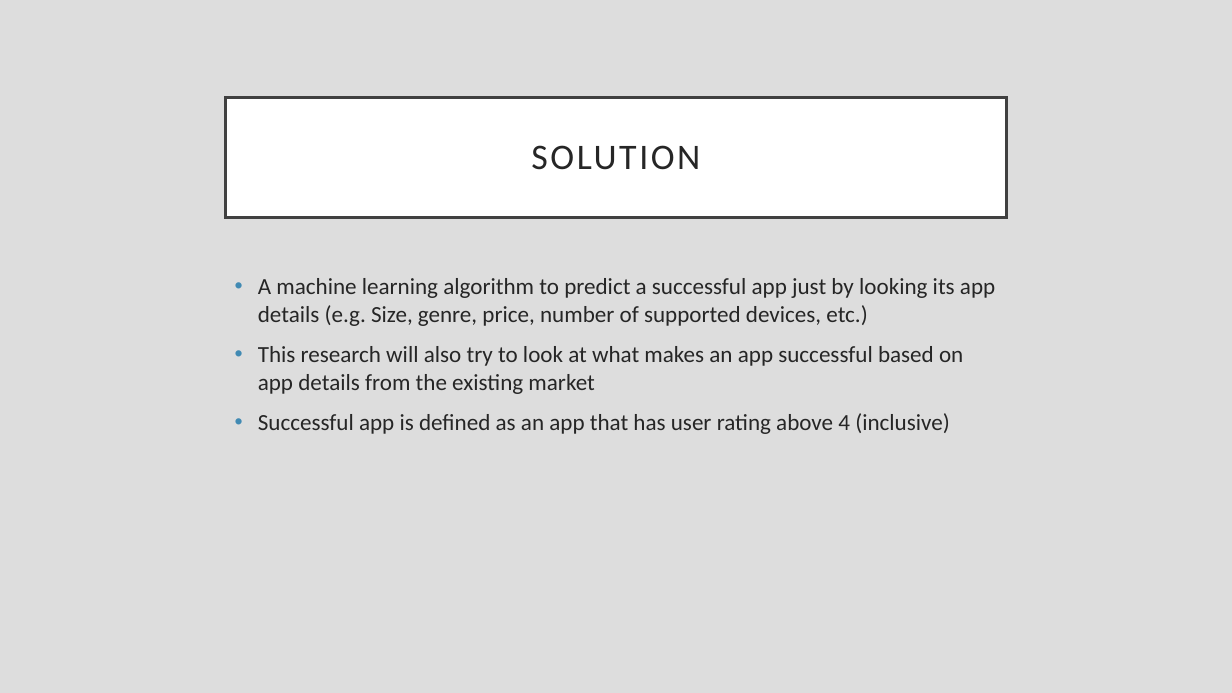
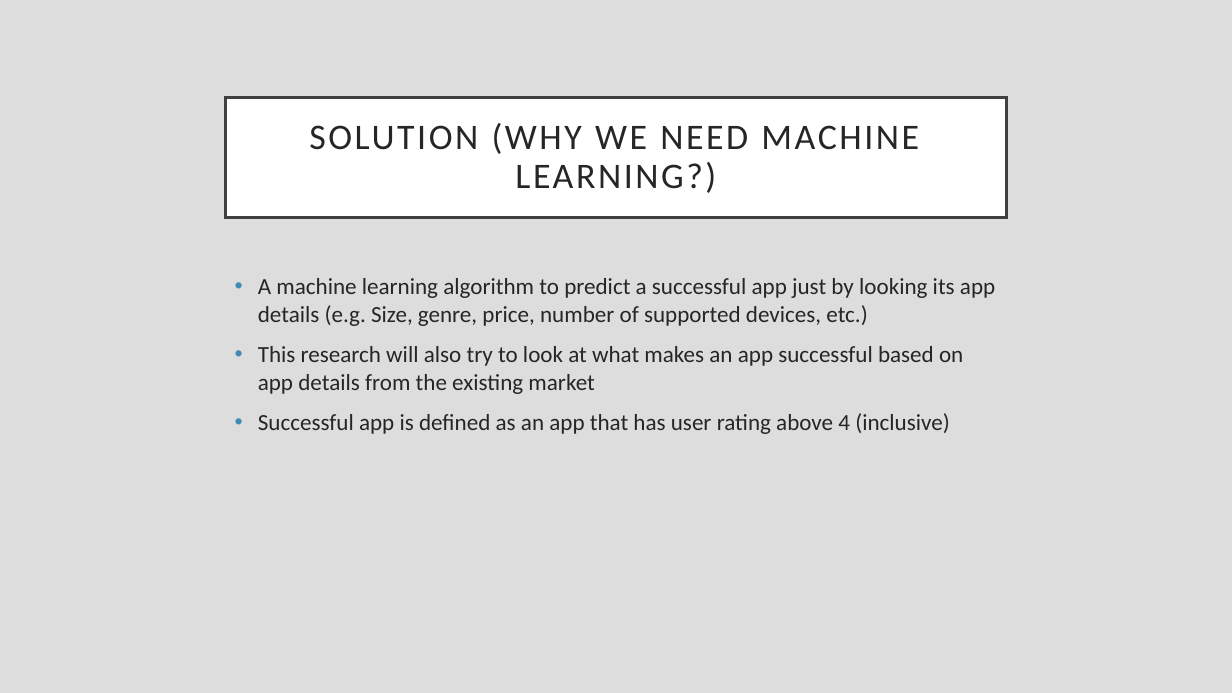
Before and after one commit to farrosmufid/Final_Project_Mobile_App_Store_Farros, a slide deck: slide 4 of Final_Project_ppt_Purwadhika.pptx (slide 3 before the commit). Drawn at 1232x693 pixels with LibreOffice and Linux fonts; fonts in the diff are those of the drawing. Boxes give left, top, right and bottom in pixels: in the first picture for what was removed or moved away, otherwise in the second. Text is boxed around its words. In the diff, an @@ line names an element or a change of style, - is before the commit and + after.

```diff
--- a/Final_Project_ppt_Purwadhika.pptx
+++ b/Final_Project_ppt_Purwadhika.pptx
@@ title at box(309, 123, 919, 193): text changed @@
-SOLUTION
+SOLUTION (WHY WE NEED MACHINE LEARNING?)
```
Also in this commit, not shown: 5 other slides changed, 14 slides added, 1 slide removed, 8 other files.
